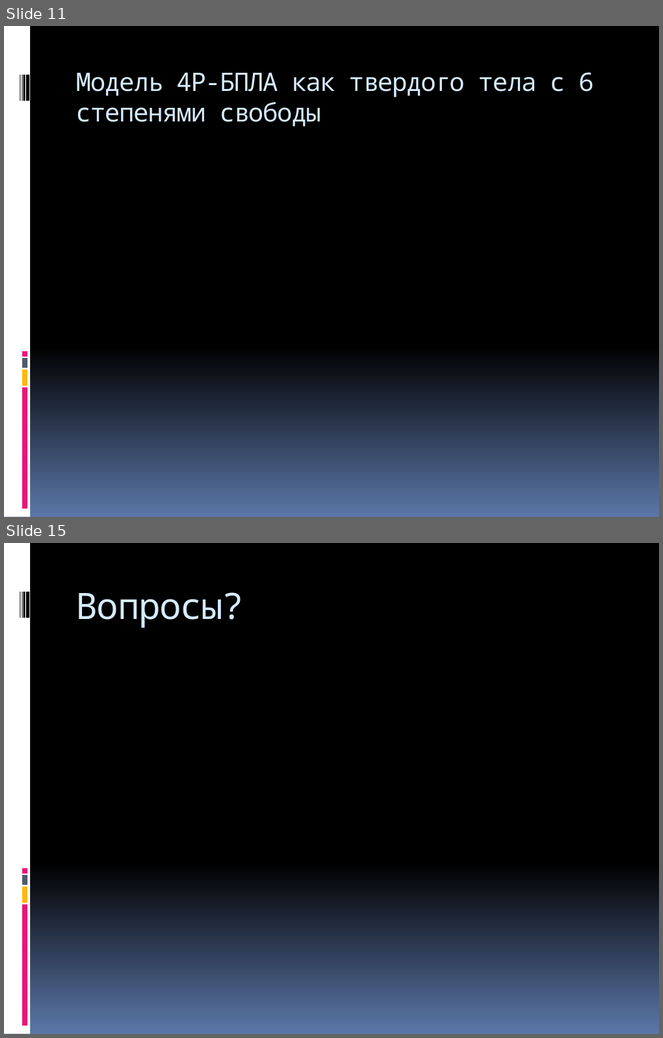
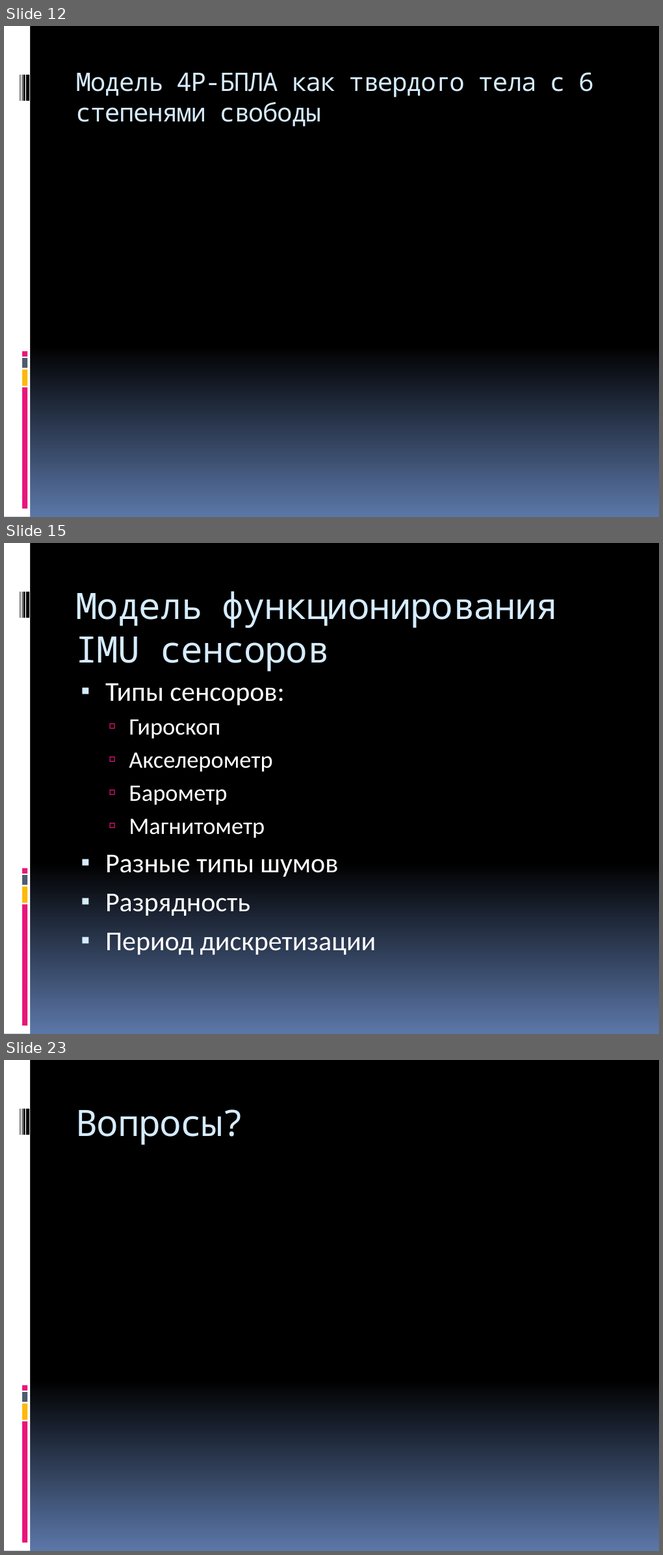
Before and after one commit to yaceq/quadro-xds, a slide deck: Docs/Medias2012.pptx. Shown one above the other, each under a label of ours: slides 11 and 15 before the commit, slides 12, 15 and 23 after it; the slides between them are not shown. The pictures are 663x1038 and 663x1555 pixels, drawn with LibreOffice and Linux fonts; fonts in the diff are those of the drawing. Boxes give left, top, right and bottom in pixels: in the first picture for what was removed or moved away, otherwise in the second. Text is boxed around its words. In the diff, an @@ line names an element or a change of style, - is before the commit and + after.

```diff
--- a/Docs/Medias2012.pptx
+++ b/Docs/Medias2012.pptx
@@ slide 15 added at [4,543,659,1034], background gradient #000000 to #5B77A8; not listed: 9 template elements that a slide beside it also shows @@
@@ title added at [76,591,558,672], 40 pt, text #D6ECFF @@
+Модель функционирования IMU сенсоров
@@ text added at [105,683,376,955], 30 pt, text #FFFFFF @@
+▪ Типы сенсоров:
+  ▫ Гироскоп
+  ▫ Акселерометр
+  ▫ Барометр
+  ▫ Магнитометр
+▪ Разные типы шумов
+▪ Разрядность
+▪ Период дискретизации
@@ what was slide 11 is now slide 12 @@
@@ what was slide 15 is now slide 23 @@
```
Also in this commit, not shown: 2 slides changed, 8 other slides added, 1 slide removed, 1 other file.
